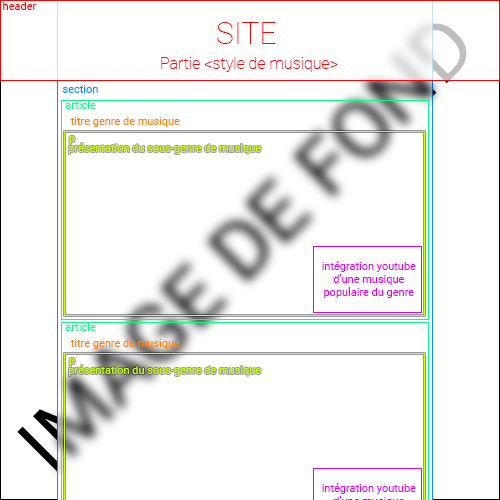
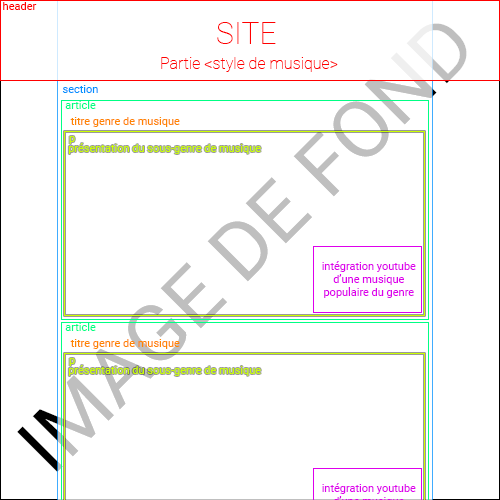
Comparing the layer stacks of the two (500, 500) images. Changes:
"Rectangle 2": opacity 100% → 75%, moved it above "IMAGE DE FOND copie" over [57, 1, 433, 500]
painted on "IMAGE DE FOND copie" over [47, 12, 443, 481]
